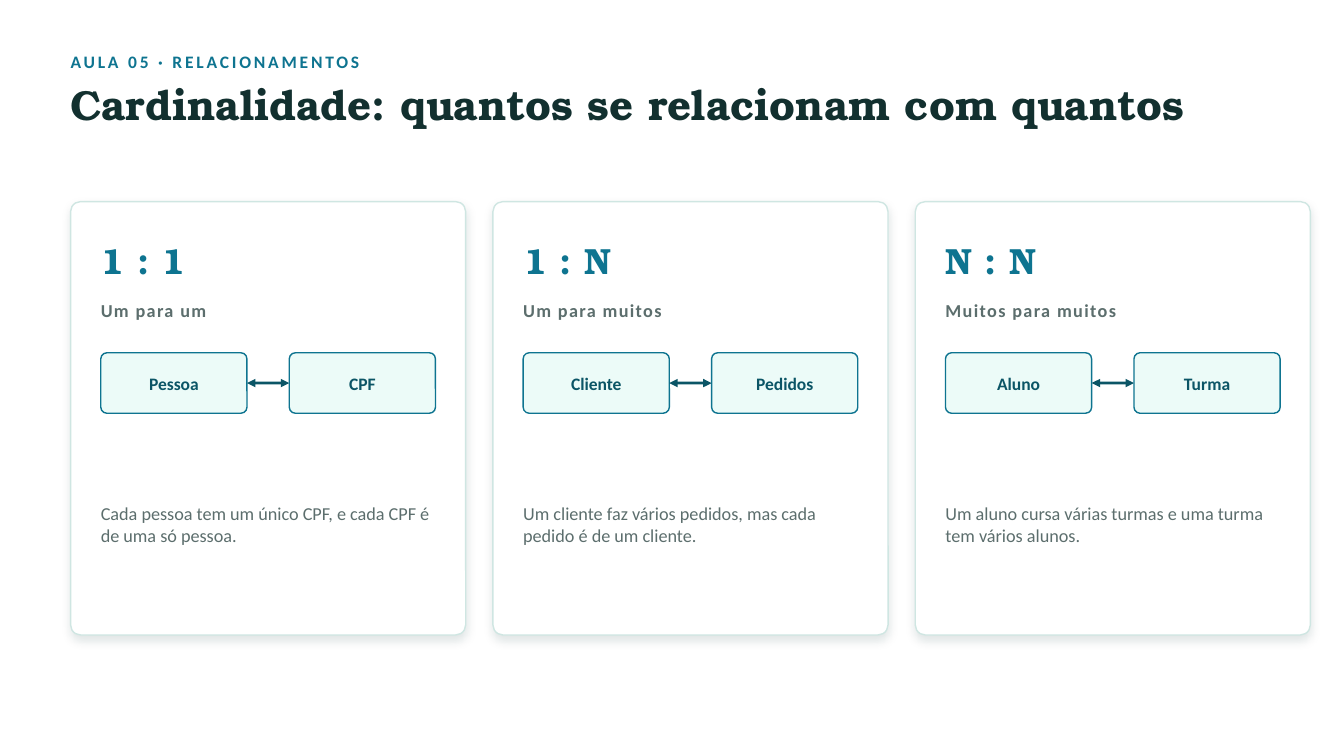
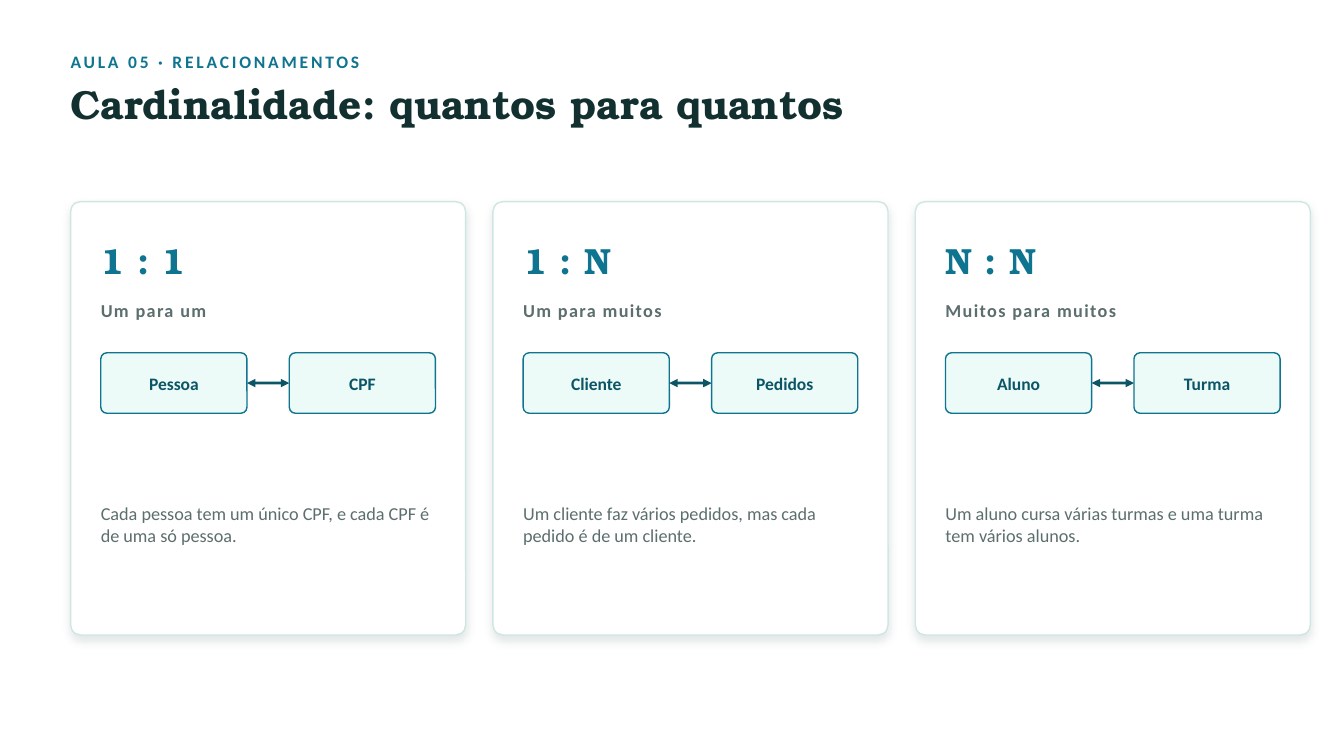
Before and after one commit to euericsoncosta/mteriais-de-aula, a slide deck: slide 34 of disciplinas/banco-de-dados/banco-de-dados-modulo01.pptx (slide 31 before the commit). Drawn at 1344x756 pixels with LibreOffice and Linux fonts; fonts in the diff are those of the drawing. Boxes give left, top, right and bottom in pixels: in the first picture for what was removed or moved away, otherwise in the second. Text is boxed around its words. In the diff, an @@ line names an element or a change of style, - is before the commit and + after.

```diff
--- a/disciplinas/banco-de-dados/banco-de-dados-modulo01.pptx
+++ b/disciplinas/banco-de-dados/banco-de-dados-modulo01.pptx
@@ text at (x1=71, y1=88, x2=844, y2=128): text changed; size 30 to 29 pt @@
-Cardinalidade: quantos se relacionam com quantos
+Cardinalidade: quantos para quantos
```
Also in this commit, not shown: 24 other slides changed, 7 slides added, 2 slides removed, 5 other files.
